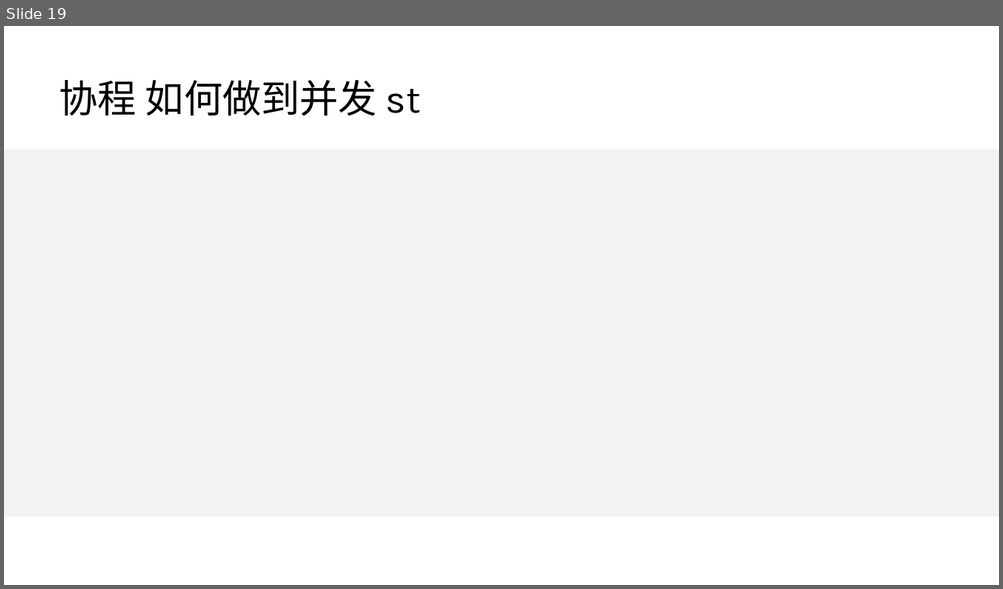
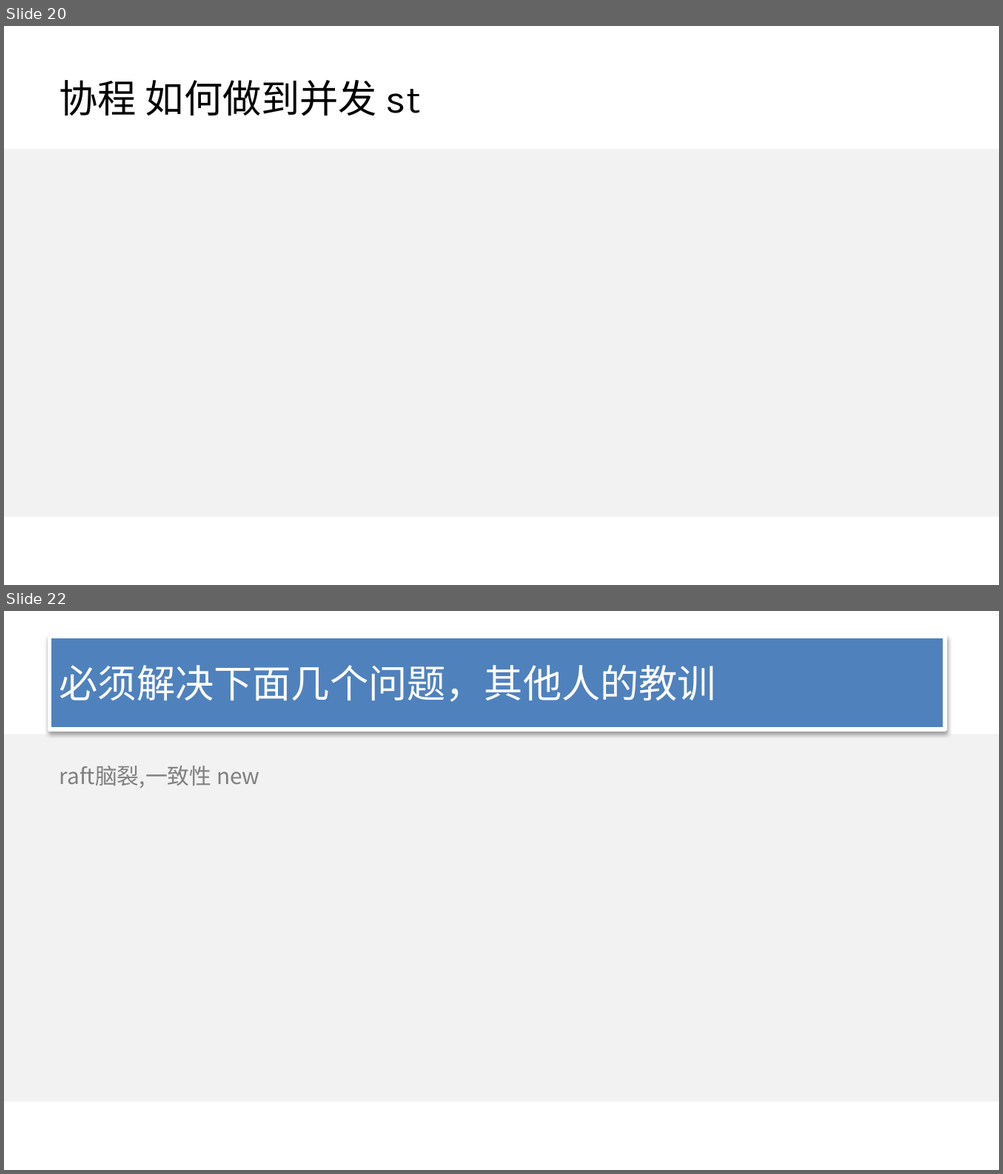
Before and after one commit to wangcy6/weekly, a slide deck: ppt/2020/服务器设计_组件篇.pptx. Shown one above the other, each under a label of ours: slide 19 before the commit, slides 20 and 22 after it; the slides between them are not shown. The pictures are 1003x589 and 1003x1174 pixels, drawn with LibreOffice and Linux fonts; fonts in the diff are those of the drawing; background and template pictures are left out. Boxes give left, top, right and bottom in pixels: in the first picture for what was removed or moved away, otherwise in the second. Text is boxed around its words. In the diff, an @@ line names an element or a change of style, - is before the commit and + after.

```diff
--- a/ppt/2020/服务器设计_组件篇.pptx
+++ b/ppt/2020/服务器设计_组件篇.pptx
@@ slide 22 added at bbox=[4, 611, 999, 1170], background #FFFFFF; not listed: 1 template element that a slide beside it also shows @@
@@ title added at bbox=[50, 636, 945, 729], fill #4F81BD, outline #FFFFFF 3 pt, 28 pt, text #FFFFFF @@
+必须解决下面几个问题，其他人的教训
@@ text added at bbox=[60, 766, 260, 789], 16 pt, text #808080 @@
+raft脑裂,一致性 new
@@ what was slide 19 is now slide 20 @@
```
Also in this commit, not shown: 19 other slides changed, 2 other slides added, 2 other files.
